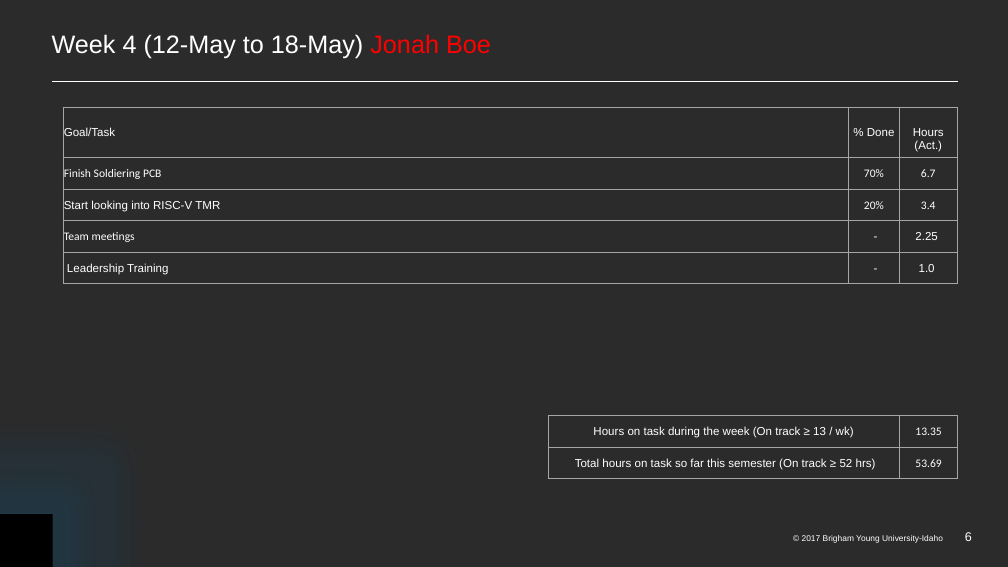
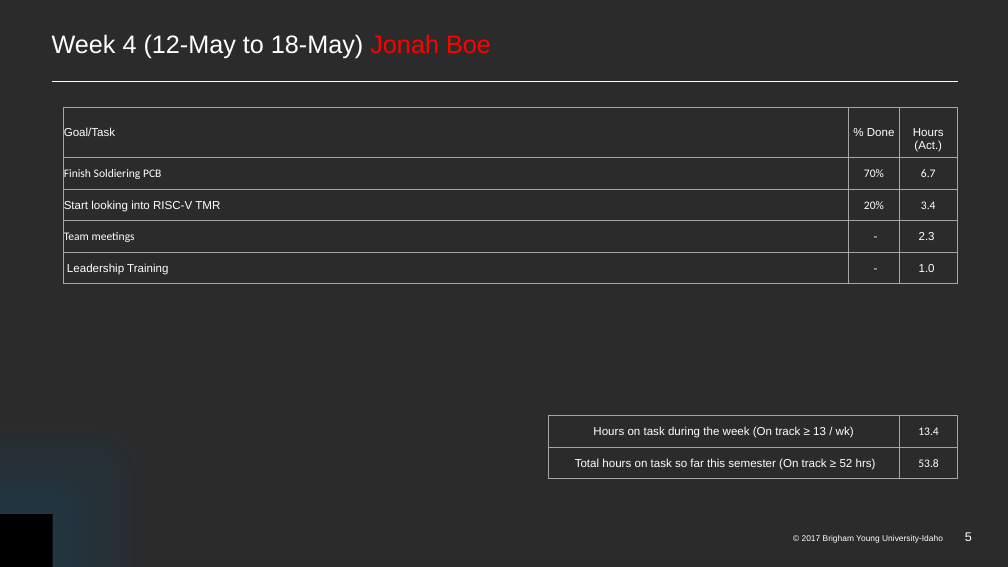
Before and after one commit to ECEN499-NASA/ECEN499-NASA.github.io, a slide deck: slide 6 of wigs/WIGS-W04.pptx (slide 7 before the commit). Drawn at 1008x567 pixels with LibreOffice and Linux fonts; fonts in the diff are those of the drawing; background and template pictures are left out; a plain dark background stands for a picture behind light text. Boxes give left, top, right and bottom in pixels: in the first picture for what was removed or moved away, otherwise in the second. Text is boxed around its words. In the diff, an @@ line names an element or a change of style, - is before the commit and + after.

```diff
--- a/wigs/WIGS-W04.pptx
+++ b/wigs/WIGS-W04.pptx
@@ table at [63,107,957,284] @@
-row 4, column 3: 2.25
+row 4, column 3: 2.3
@@ table at [548,416,958,479] @@
-row 1, column 2: 13.35
+row 1, column 2: 13.4
-row 2, column 2: 53.69
+row 2, column 2: 53.8
```
Also in this commit, not shown: 1 other slide changed, 4 slides removed, 25 other files.
